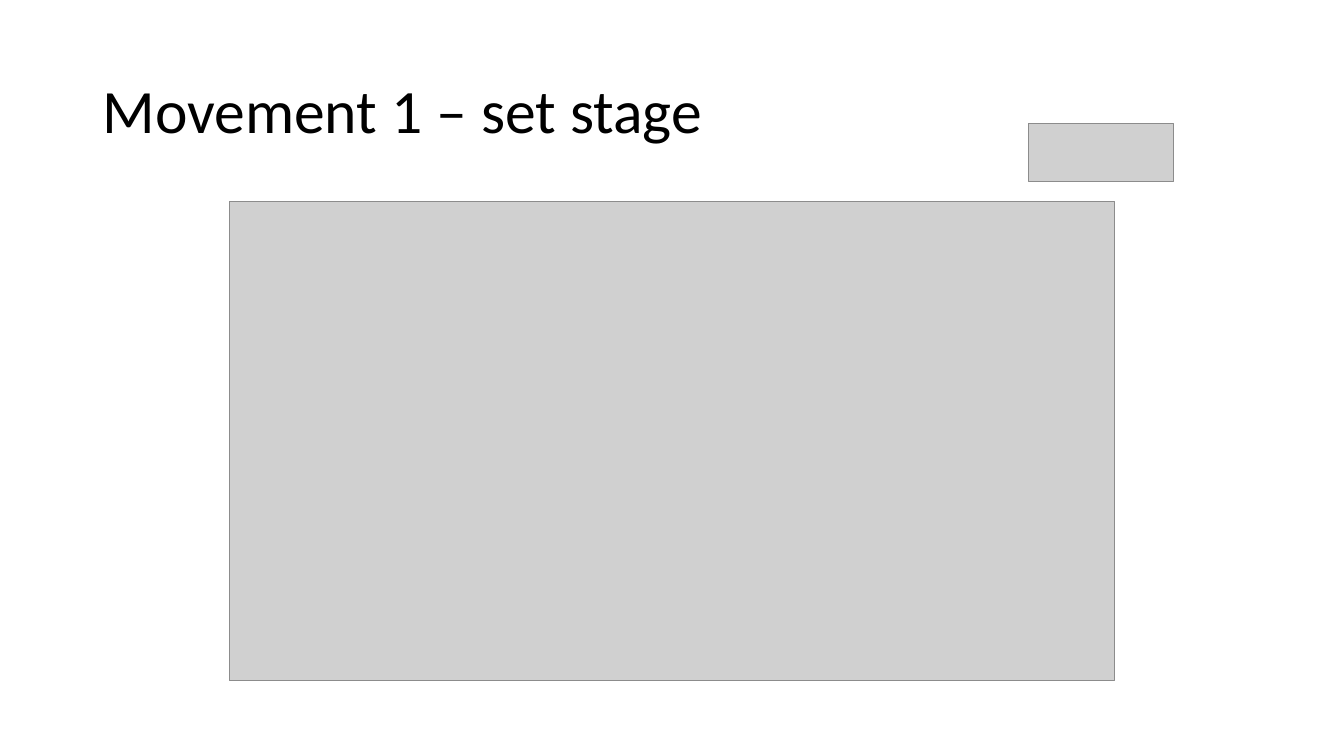
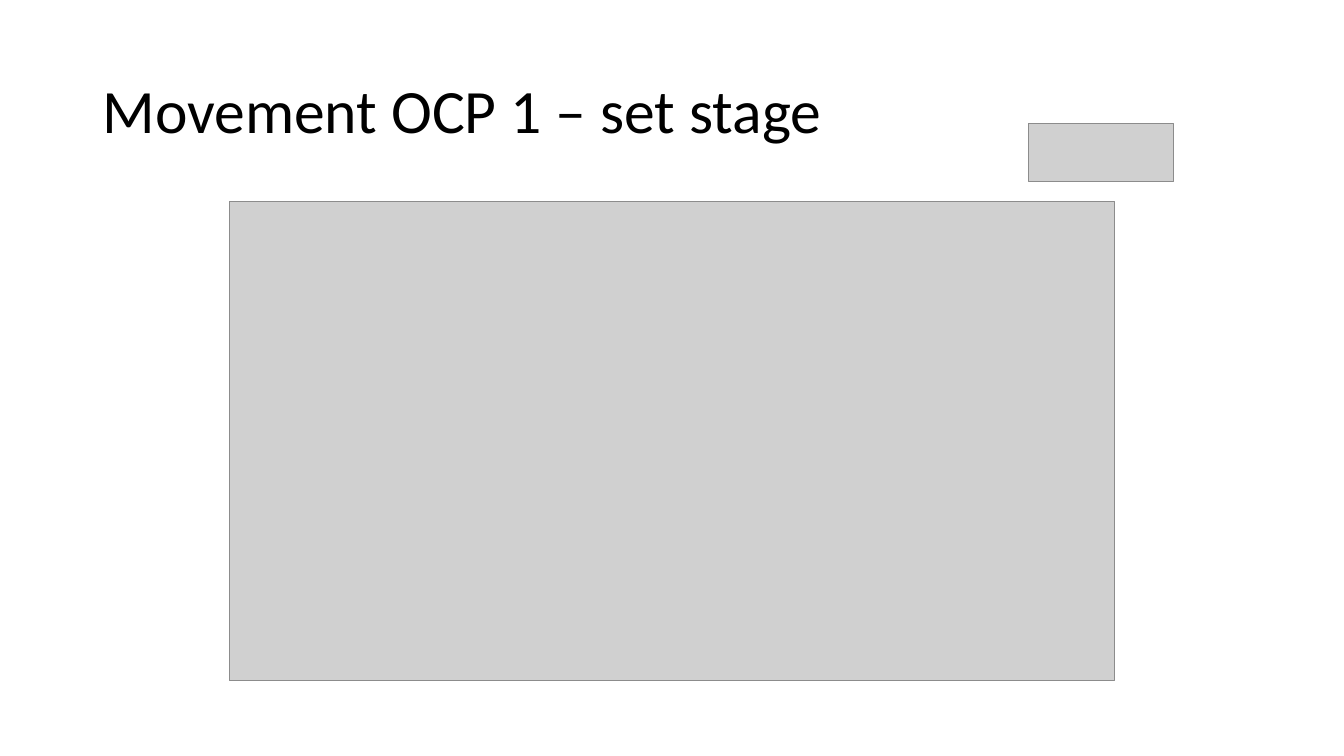
Before and after one commit to gramsimamsi/bachelorThesis, a slide deck: slide 11 of Screenshots.pptx (slide 12 before the commit). Drawn at 1344x756 pixels with LibreOffice and Linux fonts; fonts in the diff are those of the drawing; grey boxes stand for pictures. Boxes give left, top, right and bottom in pixels: in the first picture for what was removed or moved away, otherwise in the second. Text is boxed around its words. In the diff, an @@ line names an element or a change of style, - is before the commit and + after.

```diff
--- a/Screenshots.pptx
+++ b/Screenshots.pptx
@@ title at <box>102,93,821,144</box>: text changed @@
-Movement 1 – set stage
+Movement OCP 1 – set stage
```
Also in this commit, not shown: 14 other slides changed, 28 slides added, 1 slide removed, 1 other file.
